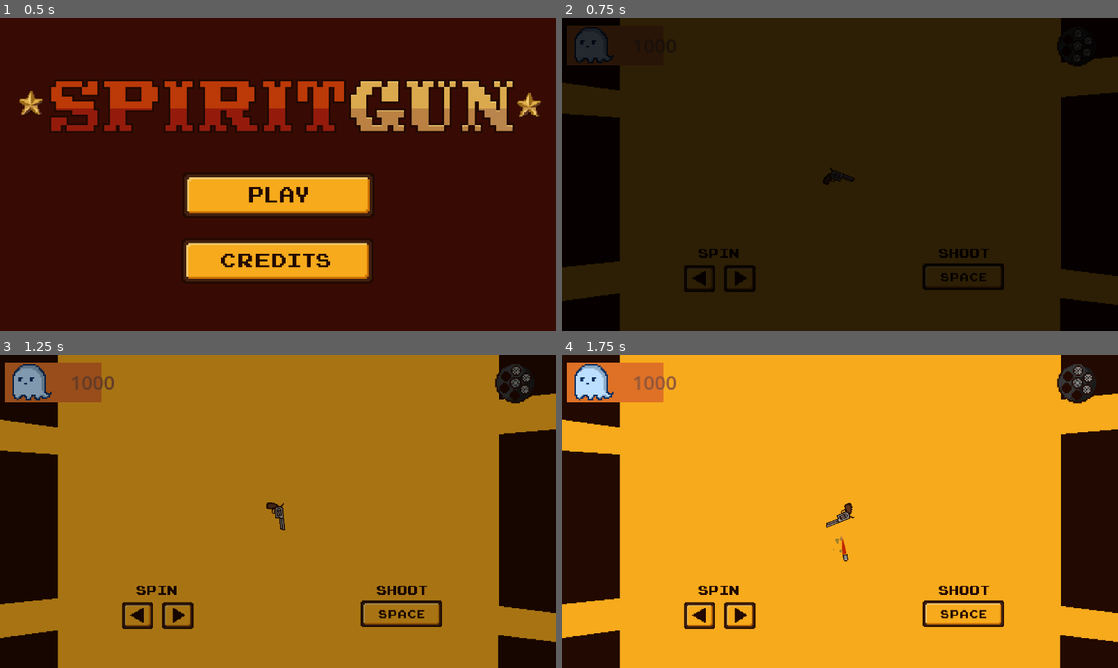
Above: before the commit, frames 1-4 (two rows, left to right).
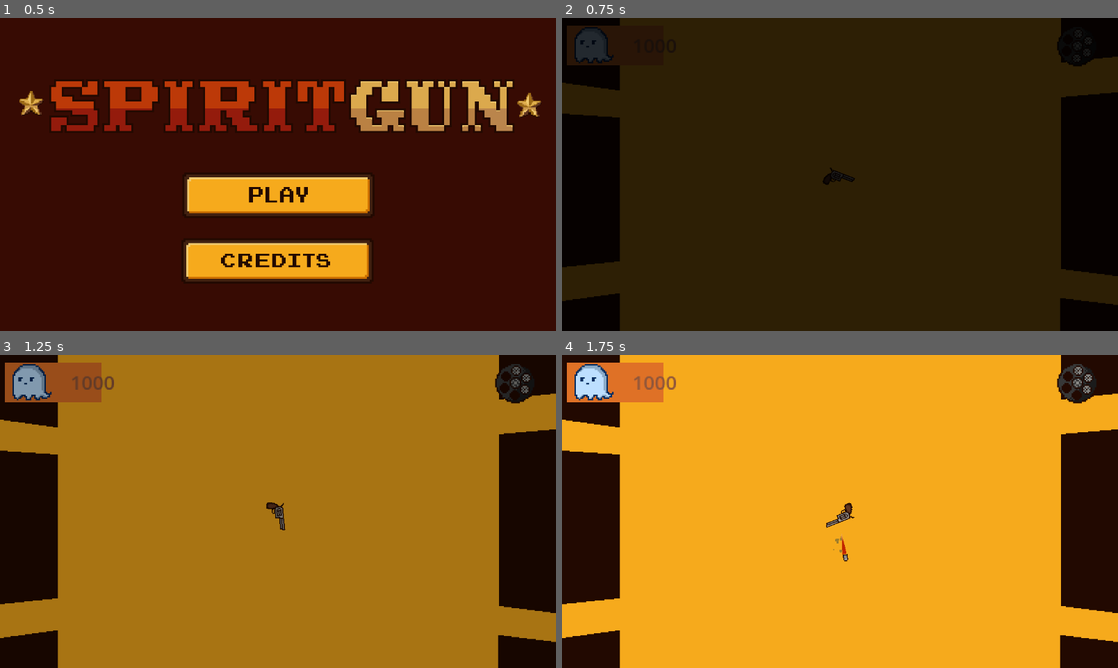
Above: after the commit, the same moments.

Repository: Guigo-dev/JuniperGameJam
Game: Godot game, scene res://Scenes/Menus/menu_inicial.tscn
Same seed, same stepped clock (60 frames per second), same inputs: the game is played once before the commit and once after it.
Inputs (mouse positions are in pixels of both pictures, inside the frame that each line leads up to):
- Up to frame 1 (0.5 s): no input
- Up to frame 2 (0.75 s): click (840, 196) at 0.5 s
- Up to frame 3 (1.25 s): no input
- Up to frame 4 (1.75 s): move the mouse to (962, 495) at 1.27 s; hold Right (Direita) from 1.28 s (still down); tap Space (atirar) at 1.35 s; click (962, 495) at 1.42 s

Frame 1 is identical in both runs. In frame 2, 1.1% of the frame differs, in the area x 22-80%, y 73-88%; in frame 3, 1.5%; in frame 4, 1.5%, in the area x 21-80%, y 73-88%.

Commit message:
sprites shop colocados

Diff:
--- a/Scenes/FasePrincipal/FasePrincipal.tscn
+++ b/Scenes/FasePrincipal/FasePrincipal.tscn
@@ -372,7 +372,6 @@
 anchors_preset = -1
 anchor_left = 0.38
 anchor_top = -0.4390244
-anchor_right = 0.38
 offset_left = 6.0
 offset_top = 18.0
 offset_right = 100.0
@@ -465,6 +464,7 @@
 
 [node name="UI" type="Control" parent="." unique_id=331231115]
 process_mode = 2
+visible = false
 z_index = 10
 layout_mode = 3
 anchors_preset = 15
@@ -521,6 +521,7 @@
 [node name="Fade" type="ColorRect" parent="." unique_id=280751080]
 unique_name_in_owner = true
 process_mode = 3
+visible = false
 z_index = 10
 offset_left = -287.0
 offset_top = -167.0
--- a/Scenes/Menus/shop.tscn
+++ b/Scenes/Menus/shop.tscn
@@ -1,9 +1,11 @@
 [gd_scene format=3 uid="uid://bar0018wu477x"]
 
-[ext_resource type="Texture2D" uid="uid://b3jojimujk667" path="res://Sprites/AlvoPlaceHolder.png" id="1_jfcl1"]
 [ext_resource type="Script" uid="uid://cyn63c4njyjh1" path="res://Scripts/Menus/shop.gd" id="1_s0p6e"]
+[ext_resource type="Texture2D" uid="uid://bsohnv72k4hwk" path="res://Sprites/PNG/shopscreen.png" id="2_428ri"]
 [ext_resource type="Script" uid="uid://dy8jqlbn8tm4o" path="res://Scripts/Menus/botao_comprar.gd" id="2_kex1f"]
-[ext_resource type="Texture2D" uid="uid://brgcudm2qdvyc" path="res://Sprites/AlvoPlaceHolderHover.png" id="2_s0p6e"]
+[ext_resource type="Texture2D" uid="uid://b4mgsv1lvbu5c" path="res://Sprites/PNG/target.png" id="3_looxl"]
+[ext_resource type="Texture2D" uid="uid://cejltycv8ovc7" path="res://Sprites/PNG/target_hover.png" id="4_looxl"]
+[ext_resource type="FontFile" uid="uid://d2ns3wsd4gt2e" path="res://Sprites/PressStart2P.ttf" id="5_428ri"]
 [ext_resource type="AudioStream" uid="uid://o2fplri72yl1" path="res://soundtrack/loja(2).mp3" id="5_tc8st"]
 
 [node name="Shop" type="Control" unique_id=147490848]
@@ -24,6 +26,7 @@
 anchor_bottom = 1.0
 grow_horizontal = 2
 grow_vertical = 2
+texture = ExtResource("2_428ri")
 
 [node name="InsufficientSouls" type="Label" parent="." unique_id=1505735491]
 visible = false
@@ -50,19 +53,20 @@
 anchor_top = 0.5
 anchor_right = 0.5
 anchor_bottom = 0.5
-offset_left = -426.0
-offset_top = -100.0
-offset_right = 426.0
-offset_bottom = 100.0
+offset_left = -464.0
+offset_top = -161.0
+offset_right = 16.460022
+offset_bottom = 39.0
 grow_horizontal = 2
 grow_vertical = 2
+scale = Vector2(2, 2)
 
 [node name="Power0" type="TextureButton" parent="HBoxContainer" unique_id=969416897]
 layout_mode = 2
 size_flags_horizontal = 6
 size_flags_vertical = 4
-texture_normal = ExtResource("1_jfcl1")
-texture_hover = ExtResource("2_s0p6e")
+texture_normal = ExtResource("3_looxl")
+texture_hover = ExtResource("4_looxl")
 script = ExtResource("2_kex1f")
 
 [node name="Cost" type="Label" parent="HBoxContainer/Power0" unique_id=1149111670]
@@ -72,12 +76,21 @@
 anchor_top = 1.0
 anchor_right = 0.5
 anchor_bottom = 1.0
-offset_left = -0.5
-offset_bottom = 40.0
-grow_horizontal = 2
-grow_vertical = 0
-theme_override_font_sizes/font_size = 30
+offset_left = -28.0
+offset_top = -53.0
+offset_right = 29.0
+offset_bottom = -32.5
+grow_horizontal = 2
+grow_vertical = 0
+theme_override_colors/font_color = Color(0.96, 0.96, 0.96, 1)
+theme_override_colors/font_outline_color = Color(0, 0, 0, 1)
+theme_override_constants/shadow_offset_x = 1
+theme_override_constants/outline_size = 7
+theme_override_fonts/font = ExtResource("5_428ri")
+theme_override_font_sizes/font_size = 19
 text = "100"
+horizontal_alignment = 1
+vertical_alignment = 1
 
 [node name="SoulIcon" type="TextureRect" parent="HBoxContainer/Power0" unique_id=366647842]
 layout_mode = 0
@@ -93,28 +106,42 @@
 anchor_top = 1.0
 anchor_right = 0.5
 anchor_bottom = 1.0
-offset_left = -20.0
-offset_top = -23.0
-offset_right = 20.0
-grow_horizontal = 2
-grow_vertical = 0
+offset_left = -26.0
+offset_top = -108.0
+offset_right = 26.5
+offset_bottom = -92.0
+grow_horizontal = 2
+grow_vertical = 0
+theme_override_fonts/font = ExtResource("5_428ri")
+theme_override_font_sizes/font_size = 9
+text = "description"
+horizontal_alignment = 1
+vertical_alignment = 1
+autowrap_mode = 2
 
 [node name="Name" type="Label" parent="HBoxContainer/Power0" unique_id=1910118775]
 layout_mode = 1
 anchors_preset = 5
 anchor_left = 0.5
 anchor_right = 0.5
-offset_left = -20.0
-offset_right = 20.0
-offset_bottom = 23.0
-grow_horizontal = 2
+offset_left = -26.0
+offset_top = -47.5
+offset_right = 26.0
+offset_bottom = -24.5
+grow_horizontal = 2
+theme_override_colors/font_color = Color(0.9647059, 0.6666667, 0.10980392, 1)
+theme_override_fonts/font = ExtResource("5_428ri")
+theme_override_font_sizes/font_size = 11
+text = "Name"
+horizontal_alignment = 1
+vertical_alignment = 1
 
 [node name="Power1" type="TextureButton" parent="HBoxContainer" unique_id=1003884521]
 layout_mode = 2
 size_flags_horizontal = 6
 size_flags_vertical = 4
-texture_normal = ExtResource("1_jfcl1")
-texture_hover = ExtResource("2_s0p6e")
+texture_normal = ExtResource("3_looxl")
+texture_hover = ExtResource("4_looxl")
 script = ExtResource("2_kex1f")
 
 [node name="Cost" type="Label" parent="HBoxContainer/Power1" unique_id=1980097200]
@@ -124,12 +151,21 @@
 anchor_top = 1.0
 anchor_right = 0.5
 anchor_bottom = 1.0
-offset_left = -0.5
-offset_bottom = 40.0
-grow_horizontal = 2
-grow_vertical = 0
-theme_override_font_sizes/font_size = 30
+offset_left = -28.0
+offset_top = -53.0
+offset_right = 29.0
+offset_bottom = -32.5
+grow_horizontal = 2
+grow_vertical = 0
+theme_override_colors/font_color = Color(0.96, 0.96, 0.96, 1)
+theme_override_colors/font_outline_color = Color(0, 0, 0, 1)
+theme_override_constants/shadow_offset_x = 1
+theme_override_constants/outline_size = 7
+theme_override_fonts/font = ExtResource("5_428ri")
+theme_override_font_sizes/font_size = 19
 text = "100"
+horizontal_alignment = 1
+vertical_alignment = 1
 
 [node name="SoulIcon" type="TextureRect" parent="HBoxContainer/Power1" unique_id=1896609115]
 layout_mode = 0
@@ -145,28 +181,42 @@
 anchor_top = 1.0
 anchor_right = 0.5
 anchor_bottom = 1.0
-offset_left = -20.0
-offset_top = -23.0
-offset_right = 20.0
-grow_horizontal = 2
-grow_vertical = 0
+offset_left = -26.0
+offset_top = -109.5
+offset_right = 26.5
+offset_bottom = -86.5
+grow_horizontal = 2
+grow_vertical = 0
+theme_override_fonts/font = ExtResource("5_428ri")
+theme_override_font_sizes/font_size = 9
+text = "description"
+horizontal_alignment = 1
+vertical_alignment = 1
+autowrap_mode = 2
 
 [node name="Name" type="Label" parent="HBoxContainer/Power1" unique_id=960210259]
 layout_mode = 1
 anchors_preset = 5
 anchor_left = 0.5
 anchor_right = 0.5
-offset_left = -20.0
-offset_right = 20.0
-offset_bottom = 23.0
-grow_horizontal = 2
+offset_left = -26.0
+offset_top = -47.5
+offset_right = 26.0
+offset_bottom = -24.5
+grow_horizontal = 2
+theme_override_colors/font_color = Color(0.9647059, 0.6666667, 0.10980392, 1)
+theme_override_fonts/font = ExtResource("5_428ri")
+theme_override_font_sizes/font_size = 11
+text = "Name"
+horizontal_alignment = 1
+vertical_alignment = 1
 
 [node name="Power2" type="TextureButton" parent="HBoxContainer" unique_id=8557335]
 layout_mode = 2
 size_flags_horizontal = 6
 size_flags_vertical = 4
-texture_normal = ExtResource("1_jfcl1")
-texture_hover = ExtResource("2_s0p6e")
+texture_normal = ExtResource("3_looxl")
+texture_hover = ExtResource("4_looxl")
 script = ExtResource("2_kex1f")
 
 [node name="Cost" type="Label" parent="HBoxContainer/Power2" unique_id=2032979287]
@@ -176,12 +226,21 @@
 anchor_top = 1.0
 anchor_right = 0.5
 anchor_bottom = 1.0
-offset_left = -0.5
-offset_bottom = 40.0
-grow_horizontal = 2
-grow_vertical = 0
-theme_override_font_sizes/font_size = 30
+offset_left = -28.0
+offset_top = -53.0
+offset_right = 29.0
+offset_bottom = -34.0
+grow_horizontal = 2
+grow_vertical = 0
+theme_override_colors/font_color = Color(0.96, 0.96, 0.96, 1)
+theme_override_colors/font_outline_color = Color(0, 0, 0, 1)
+theme_override_constants/shadow_offset_x = 1
+theme_override_constants/outline_size = 7
+theme_override_fonts/font = ExtResource("5_428ri")
+theme_override_font_sizes/font_size = 19
 text = "100"
+horizontal_alignment = 1
+vertical_alignment = 1
 
 [node name="SoulIcon" type="TextureRect" parent="HBoxContainer/Power2" unique_id=1917389525]
 layout_mode = 0
@@ -197,33 +256,35 @@
 anchor_top = 1.0
 anchor_right = 0.5
 anchor_bottom = 1.0
-offset_left = -20.0
-offset_top = -23.0
-offset_right = 20.0
-grow_horizontal = 2
-grow_vertical = 0
+offset_left = -26.0
+offset_top = -109.5
+offset_right = 26.5
+offset_bottom = -86.5
+grow_horizontal = 2
+grow_vertical = 0
+theme_override_fonts/font = ExtResource("5_428ri")
+theme_override_font_sizes/font_size = 9
+text = "description"
+horizontal_alignment = 1
+vertical_alignment = 1
+autowrap_mode = 2
 
 [node name="Name" type="Label" parent="HBoxContainer/Power2" unique_id=508312039]
 layout_mode = 1
 anchors_preset = 5
 anchor_left = 0.5
 anchor_right = 0.5
-offset_left = -20.0
-offset_right = 20.0
-offset_bottom = 23.0
-grow_horizontal = 2
-
-[node name="Label" type="Label" parent="." unique_id=91402503]
-layout_mode = 1
-anchors_preset = 5
-anchor_left = 0.5
-anchor_right = 0.5
-offset_left = -20.0
-offset_right = 20.0
-offset_bottom = 23.0
-grow_horizontal = 2
-theme_override_font_sizes/font_size = 50
-text = "LOJA"
+offset_left = -26.0
+offset_top = -47.5
+offset_right = 26.0
+offset_bottom = -24.5
+grow_horizontal = 2
+theme_override_colors/font_color = Color(0.9647059, 0.6666667, 0.10980392, 1)
+theme_override_fonts/font = ExtResource("5_428ri")
+theme_override_font_sizes/font_size = 11
+text = "Name"
+horizontal_alignment = 1
+vertical_alignment = 1
 
 [node name="AudioStreamPlayer2D" type="AudioStreamPlayer2D" parent="." unique_id=1253416226]
 stream = ExtResource("5_tc8st")
Not shown, added: Sprites/PNG/aim_cursor.png.import
Not shown, added: Sprites/PNG/bt_continue.png.import
Not shown, added: Sprites/PNG/bt_continue_hover.png.import
Not shown, added: Sprites/PNG/bt_continue_onclick.png.import
Not shown, added: Sprites/PNG/placa_lifecounter.png.import
Not shown, added: Sprites/PNG/placa_soulcounter.png.import
Not shown, added: Sprites/PNG/shopscreen.png.import
Not shown, added: Sprites/PNG/target.png.import
Not shown, added: Sprites/PNG/target_hover.png.import
